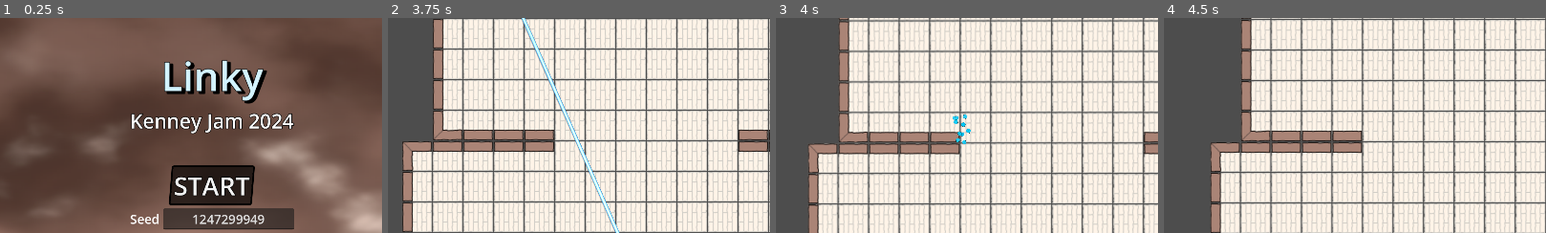
Above: before the commit, frames 1-4 (left to right).
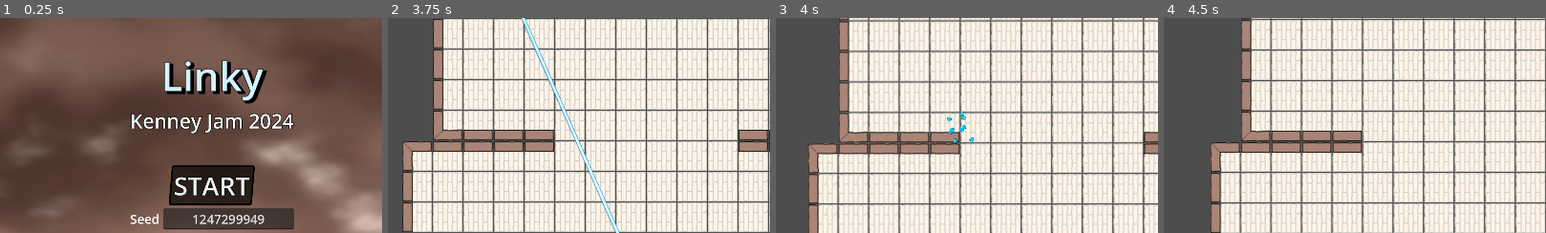
Above: after the commit, the same moments.

Repository: GnuCodingStudio/KenneyJam-2024
Game: Godot game, scene res://scenes/menus/MainMenu.tscn
Same seed, same stepped clock (60 frames per second), same inputs: the game is played once before the commit and once after it.
Inputs:
- Up to frame 1 (0.25 s): no input
- Up to frame 2 (3.75 s): click "START" at 0.5 s; tap Enter at 1.25 s; hold W (p1_move_up) 1.28-2.78 s; tap Down (p2_move_down) at 1.35 s; tap Left (p2_move_left) at 2.1 s; hold A (p1_move_left) from 2.78 s (still down); tap Right (p2_move_right) at 2.85 s; tap Up (p2_move_up) at 3.6 s
- Up to frame 3 (4 s): keep holding A (p1_move_left)
- Up to frame 4 (4.5 s): release A (p1_move_left) at 4.28 s; hold S (p1_move_down) from 4.28 s (still down); tap Down (p2_move_down) at 4.35 s
The pictures show only the part of the screen within x 22-72%, y 12-62%; the shares and areas given below are measured in that part.

Frames 1-2 are identical in both runs. In frame 3, 0.3% of the frame differs, in the area x 44-52%, y 43-59%; in frame 4, nothing differs.

Commit message:
feat(save): save & restore progression

Diff:
--- a/mechanism/InfiniteLoader.gd
+++ b/mechanism/InfiniteLoader.gd
@@ -1,5 +1,6 @@
 class_name InfiniteLoader
 extends Node2D
+
 
 @onready var player_one: Player = %PlayerOne
 @onready var player_two: Player = %PlayerTwo
@@ -39,8 +40,6 @@
 
 
 func _ready() -> void:
-	_labyrinth_levels.shuffle()
-
 	_planned_levels.append_array(_beginners_level)
 	_planned_levels.append_array(_labyrinth_levels)
 	_planned_levels.append_array(_doors_beginners_level)
@@ -50,6 +49,9 @@
 	_infinite_levels.append("res://scenes/levels/beginner/LevelBeginner03.tscn")
 	_infinite_levels.append_array(_labyrinth_levels)
 	_infinite_levels.append_array(_doors_level)
+
+	var progression = ProgressionService.data
+	_levels_done_count = progression.levels_done
 
 
 func _process(_delta):
@@ -68,11 +70,13 @@
 		prints("Planned level", _levels_done_count)
 		var next_level = _planned_levels[_levels_done_count]
 		_levels_done_count += 1
+		_update_progression()
 		return load(next_level).instantiate()
 	else:
 		_levels_done_count += 1
 		var next_id = randi_range(0, _infinite_levels.size() - 1)
 		prints("Next random level", next_id)
+		_update_progression()
 		return load(_infinite_levels[next_id]).instantiate()
 
 
@@ -97,6 +101,12 @@
 			level.queue_free()
 
 
+func _update_progression():
+	var progression = ProgressionService.data
+	progression.levels_done = _levels_done_count - 1
+	ProgressionService.save(progression)
+
+
 func _move_stop_wall_to(node: Node2D) -> void:
 	stop_wall.global_position = node.global_position
 	stop_wall.visible = true
--- a/scenes/menus/MainMenu.gd
+++ b/scenes/menus/MainMenu.gd
@@ -8,7 +8,7 @@
 @onready var seed_input: SeedInput = %SeedInput
 
 
-func _ready():
+func _ready() -> void:
 	var noise = background.material.get_shader_parameter("Noise").noise
 	var over_noise = background.material.get_shader_parameter("OverNoise").noise
 	noise.seed = randi()
@@ -34,16 +34,16 @@
 	get_tree().change_scene_to_file("res://scenes/levels/Level01.tscn")
 
 
-func _on_start_button_pressed():
+func _on_start_button_pressed() -> void:
 	seed(seed_input.seed)
-	var progression = Progression.new(seed_input.seed)
+	var progression = Progression.new(seed_input.seed, 0)
 	ProgressionService.save(progression)
 	get_tree().change_scene_to_file("res://scenes/levels/Level01.tscn")
 
 
-func _on_credits_button_pressed():
+func _on_credits_button_pressed() -> void:
 	get_tree().change_scene_to_file("res://scenes/menus/credits/CreditsMenu.tscn")
 
 
-func _on_quit_button_pressed():
+func _on_quit_button_pressed() -> void:
 	get_tree().quit()
--- a/services/save/Progression.gd
+++ b/services/save/Progression.gd
@@ -3,7 +3,9 @@
 
 
 var seed: int = 0
+var levels_done: int = 0
 
 
-func _init(seed: int):
+func _init(seed: int, levels_done: int):
 	self.seed = seed
+	self.levels_done = levels_done
--- a/services/save/ProgressionService.gd
+++ b/services/save/ProgressionService.gd
@@ -36,17 +36,19 @@
 		file.close()
 		return data
 	else:
-		return Progression.new(0)
+		return Progression.new(0, 0)
 
 
 func _serialize(progression: Progression) -> String:
 	return JSON.stringify({
-		"seed": progression.seed
+		"seed": progression.seed,
+		"levels_done": progression.levels_done
 	})
 
 
 func _parse(json: String) -> Progression:
 	var dict = JSON.parse_string(json)
 	return Progression.new(
-		dict["seed"]
+		dict["seed"],
+		dict["levels_done"]
 	)
